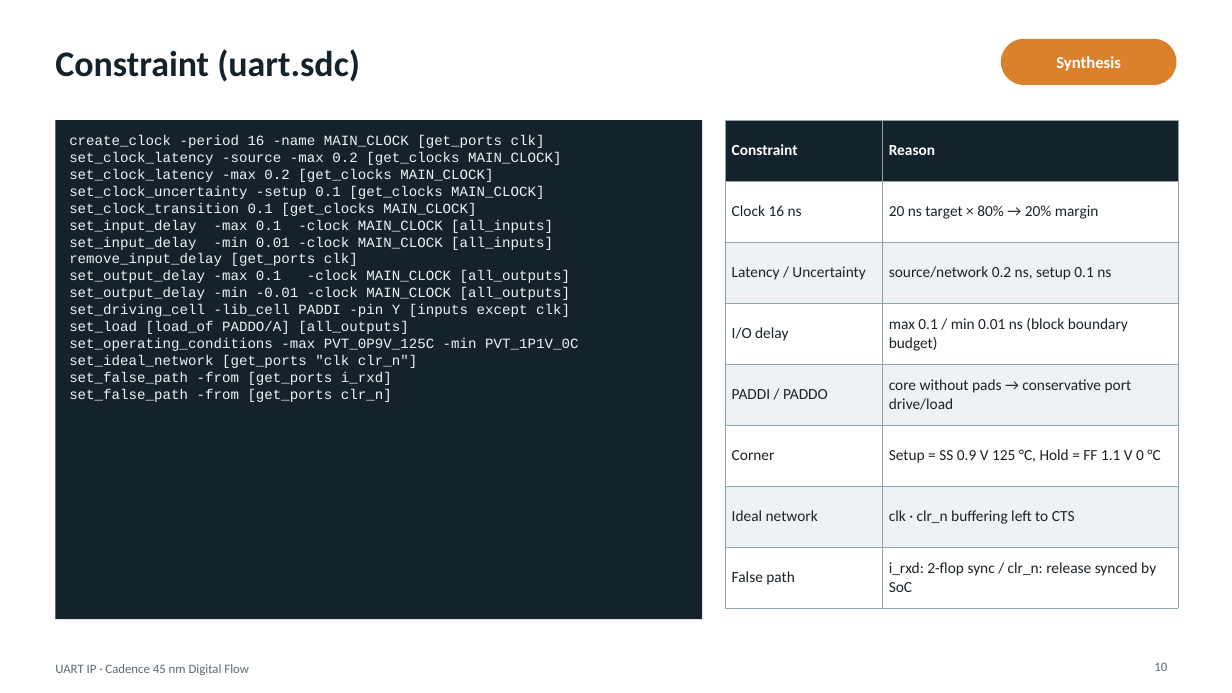
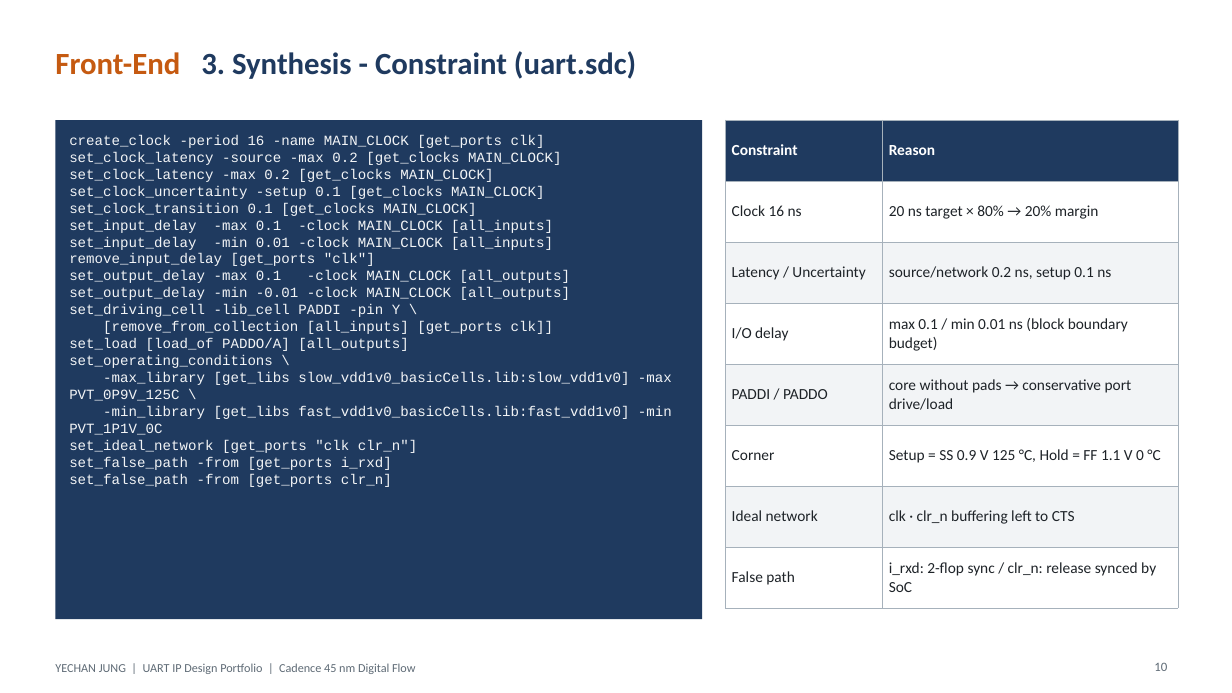
Before and after one commit to Chad-Jung/Project, a slide deck: slide 10 of proj1_make/TOP/DOC/UART_IP_Portfolio_EN.pptx. Drawn at 1232x693 pixels with LibreOffice and Linux fonts; fonts in the diff are those of the drawing. Boxes give left, top, right and bottom in pixels: in the first picture for what was removed or moved away, otherwise in the second. Text is boxed around its words. In the diff, an @@ line names an element or a change of style, - is before the commit and + after.

```diff
--- a/proj1_make/TOP/DOC/UART_IP_Portfolio_EN.pptx
+++ b/proj1_make/TOP/DOC/UART_IP_Portfolio_EN.pptx
@@ title at [55, 51, 636, 79]: text changed; size 28 to 24 pt; text colour #14232B to #1F3A5F @@
-Constraint (uart.sdc)
+Front-End 3. Synthesis - Constraint (uart.sdc)
@@ rounded rectangle removed at [1001, 39, 1177, 85] @@
@@ text removed at [1056, 56, 1121, 71] @@
-Synthesis
@@ rectangle at [55, 120, 702, 619]: fill #14232B to #1F3A5F @@
@@ text at [69, 135, 570, 487]: text colour #EEF2F4 to #F2F4F6 in "create_clock -period 16 -name MAIN_CLOCK [get_ports clk]", "set_clock_latency -source -max 0.2 [get_clocks MAIN_CLOCK]", "set_clock_latency -max 0.2 [get_clocks MAIN_CLOCK]", "set_clock_uncertainty -setup 0.1 [get_clocks MAIN_CLOCK]" and 9 more places @@
@@ table at [726, 120, 1178, 596] @@
@@ fill #14232B to #1F3A5F in row 1 @@
@@ fill #EEF2F4 to #F2F4F6 in 6 cells @@
@@ text colour #1B2329 to #1E2328 @@
@@ borders changed @@
@@ text at [69, 253, 375, 266]: text changed; text colour #EEF2F4 to #F2F4F6 @@
-remove_input_delay [get_ports clk]
+remove_input_delay [get_ports "clk"]
@@ text at [69, 304, 553, 334]: text changed; text colour #EEF2F4 to #F2F4F6 @@
-set_driving_cell -lib_cell PADDI -pin Y [inputs except clk]
+set_driving_cell -lib_cell PADDI -pin Y \
+[remove_from_collection [all_inputs] [get_ports clk]]
@@ text at [69, 355, 672, 435]: text changed; text colour #EEF2F4 to #F2F4F6 @@
-set_operating_conditions -max PVT_0P9V_125C -min PVT_1P1V_0C
+set_operating_conditions \
+-max_library [get_libs slow_vdd1v0_basicCells.lib:slow_vdd1v0] -max PVT_0P9V_125C \
+-min_library [get_libs fast_vdd1v0_basicCells.lib:fast_vdd1v0] -min PVT_1P1V_0C
@@ text at [55, 663, 415, 674]: text changed; size 10 to 9.5 pt; text colour #5B6B75 to #5F6B76 @@
-UART IP · Cadence 45 nm Digital Flow
+YECHAN JUNG | UART IP Design Portfolio | Cadence 45 nm Digital Flow
```
Also in this commit, not shown: 26 other slides changed, 11 slides added, 1 slide removed, 13 other files.
